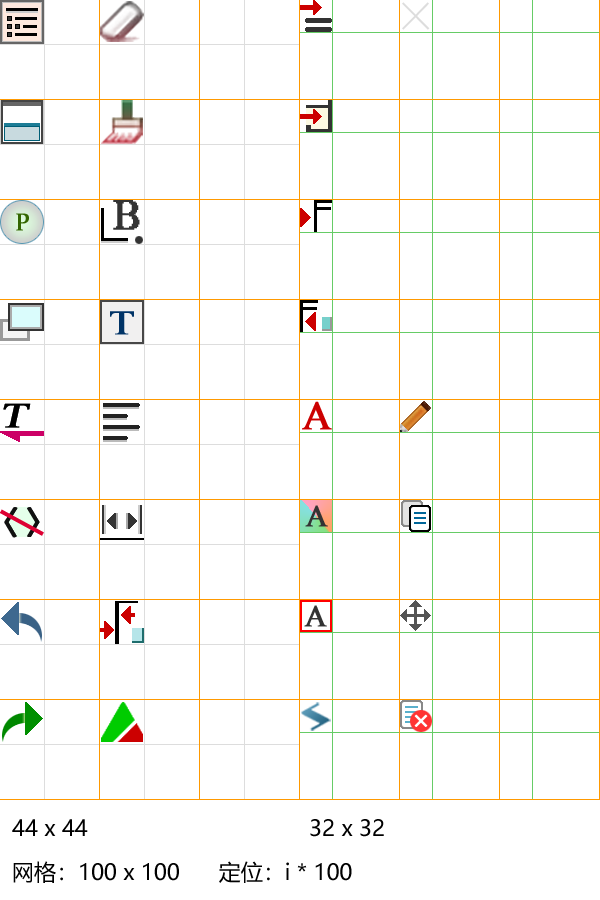
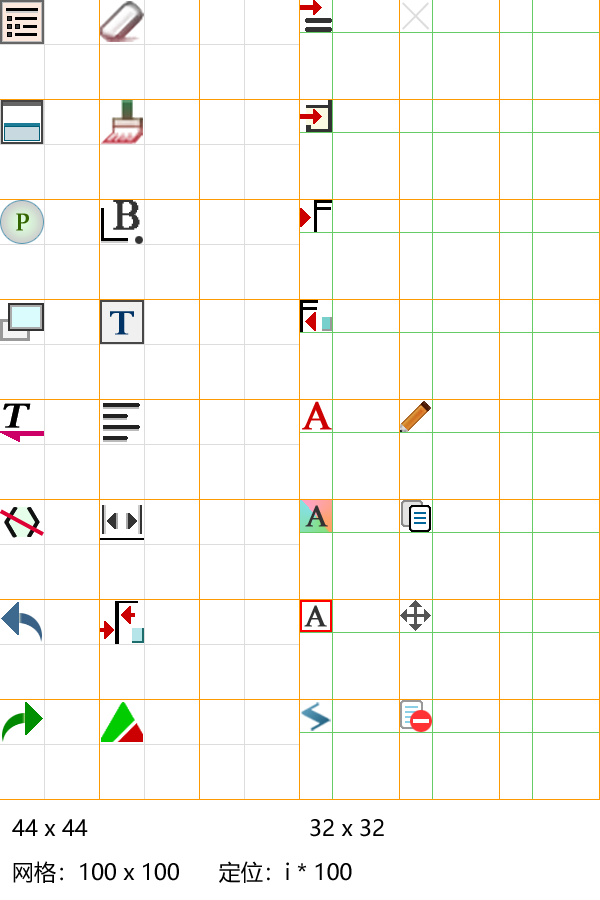
Layer changes from the first 600 × 900 image to the second:
removed layer "×" (2nd of 2, in "32x32" › "delete") from group "delete" over bbox(414, 714, 428, 727)
added layer "颜色填充 96 副本" in group "delete" over bbox(413, 719, 429, 723)
painted on "颜色填充 94" over bbox(405, 706, 418, 723)
